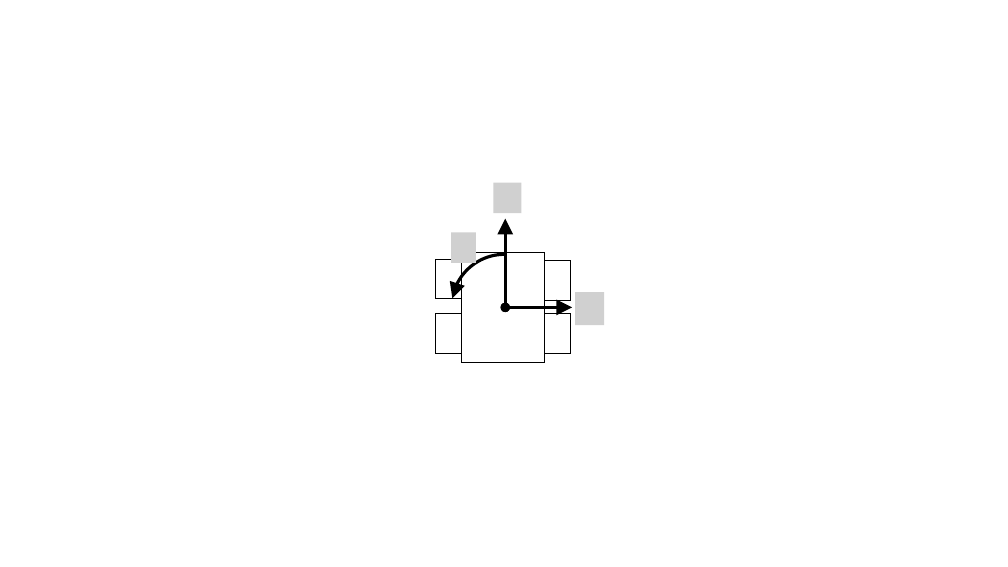
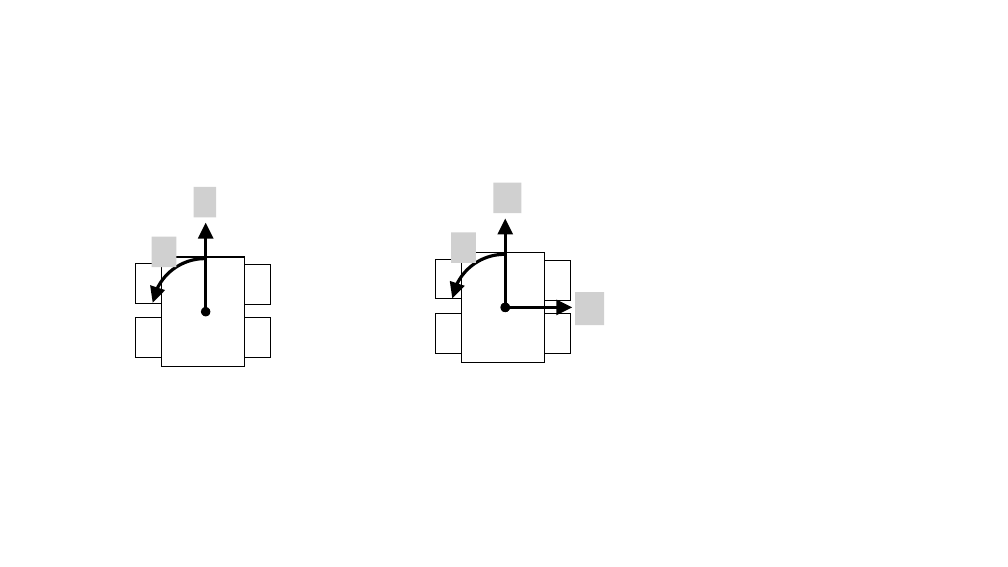
Before and after one commit to PrinceLego/Mechatronics_Integration, a slide deck: slide 3 of final_project/test.pptx (slide 2 before the commit). Drawn at 1008x567 pixels with LibreOffice and Linux fonts; fonts in the diff are those of the drawing; grey boxes stand for pictures. Boxes give left, top, right and bottom in pixels: in the first picture for what was removed or moved away, otherwise in the second. Text is boxed around its words. In the diff, an @@ line names an element or a change of style, - is before the commit and + after.

```diff
--- a/final_project/test.pptx
+++ b/final_project/test.pptx
@@ group added at (89,177,326,421): 6 rectangles, 2 pictures, 1 double arrow, 1 arc (boxed as its full ellipse) @@
```
Also in this commit, not shown: 1 other slide changed, 1 slide added, 19 other files.
